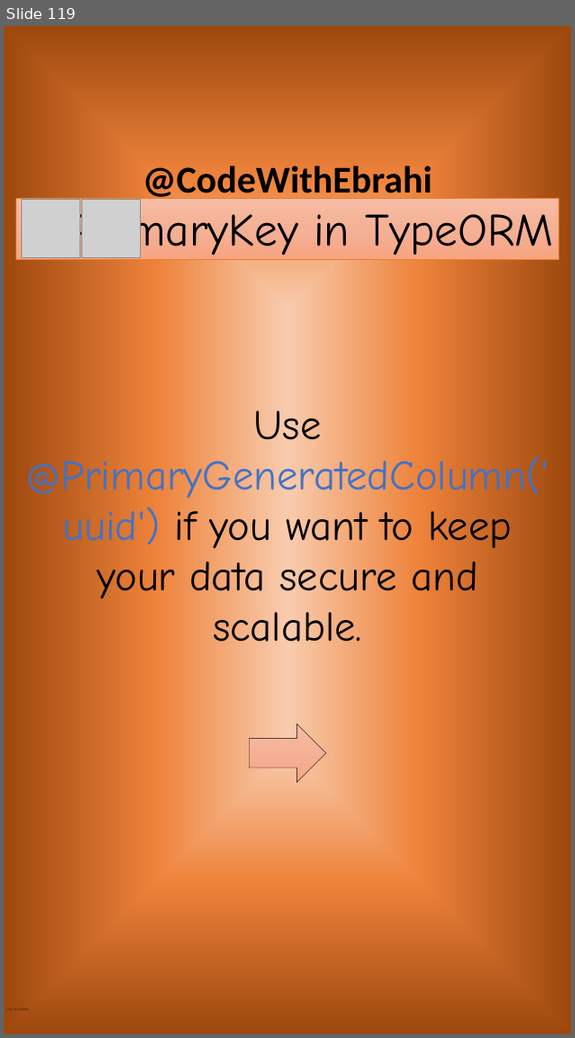
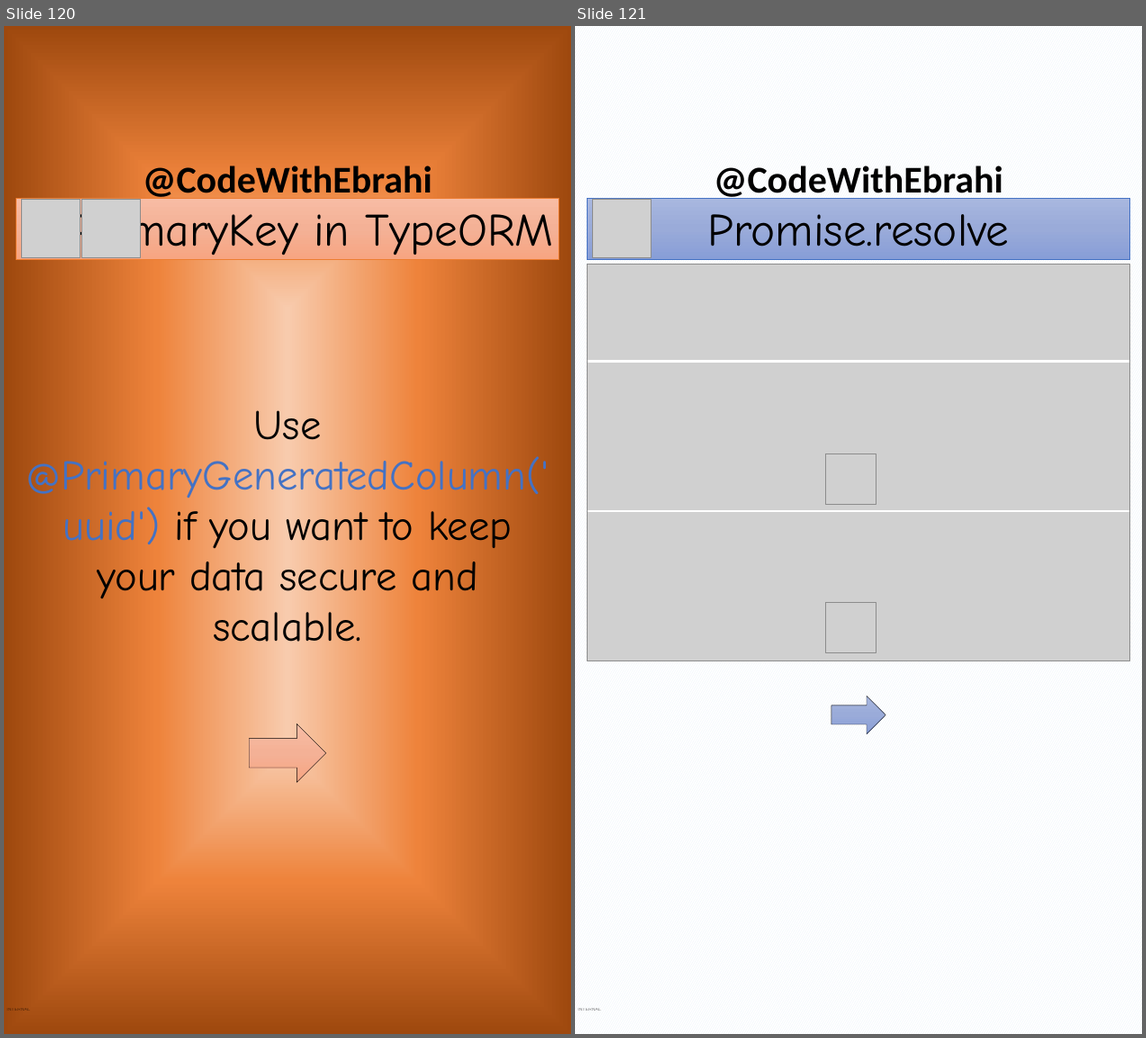
Before and after one commit to ebrahimsalehi1/python_codes, a slide deck: assets/images.pptx. Shown side by side, each under a label of ours: slide 119 before the commit, slides 120 and 121 after it. The pictures are 575x1038 and 1146x1038 pixels, drawn with LibreOffice and Linux fonts; fonts in the diff are those of the drawing; grey boxes stand for pictures; background and template pictures are left out. Boxes give left, top, right and bottom in pixels: in the first picture for what was removed or moved away, otherwise in the second. Text is boxed around its words. In the diff, an @@ line names an element or a change of style, - is before the commit and + after.

```diff
--- a/assets/images.pptx
+++ b/assets/images.pptx
@@ slide 121 added at [575,26,1142,1034], background pattern #DEEBF7 on #FFFFFF; not listed: 2 template elements that a slide beside it also shows @@
@@ rectangle added at [587,198,1129,259], fill gradient #A8B7DF to #9AABD9 to #889ED7, outline #4472C4 0.5 pt, 66 pt, text #000000 @@
+Promise.resolve
@@ picture added at [593,199,651,257] @@
@@ picture added at [587,264,1129,660] @@
@@ line added from (587, 361) to (1129, 361), #FFFFFF 3 pt @@
@@ picture added at [825,454,876,505] @@
@@ line added from (587, 511) to (1129, 511), #FFFFFF 3 pt @@
@@ picture added at [825,603,876,653] @@
@@ right arrow added at [831,696,886,733], fill gradient #A8B7DF to #9AABD9 to #889ED7, outline #000000 0.5 pt @@
@@ what was slide 119 is now slide 120 @@
```
Also in this commit, not shown: 3 other slides added, 2 other files.
